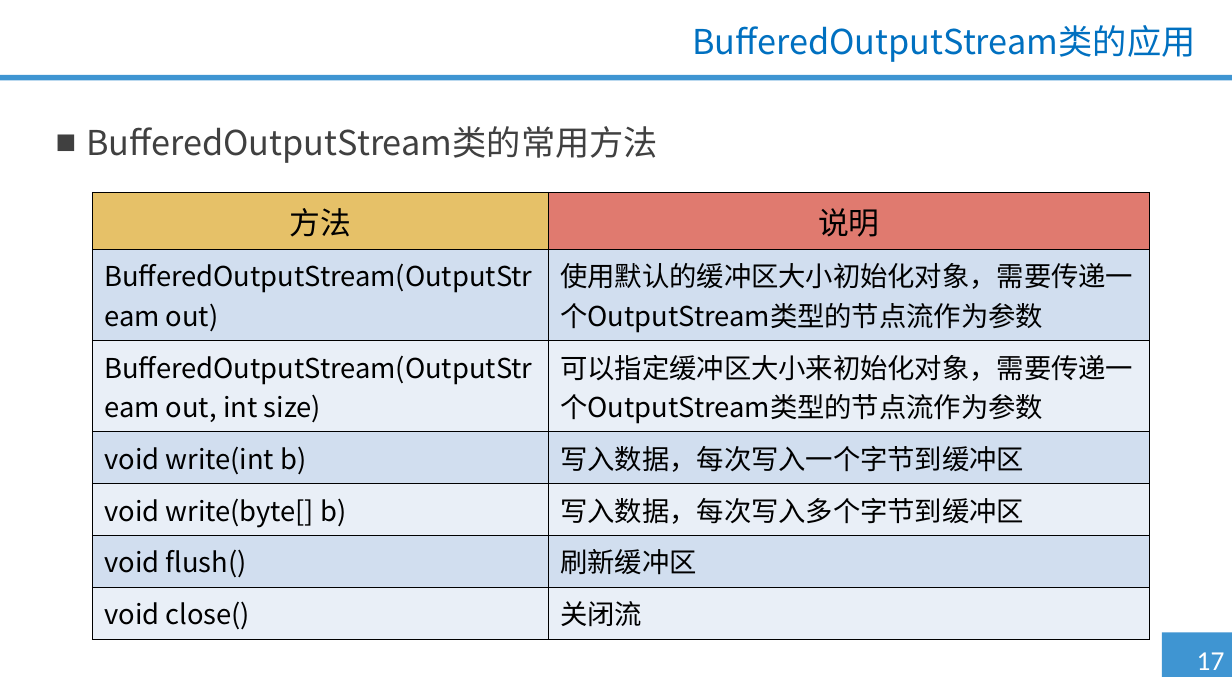
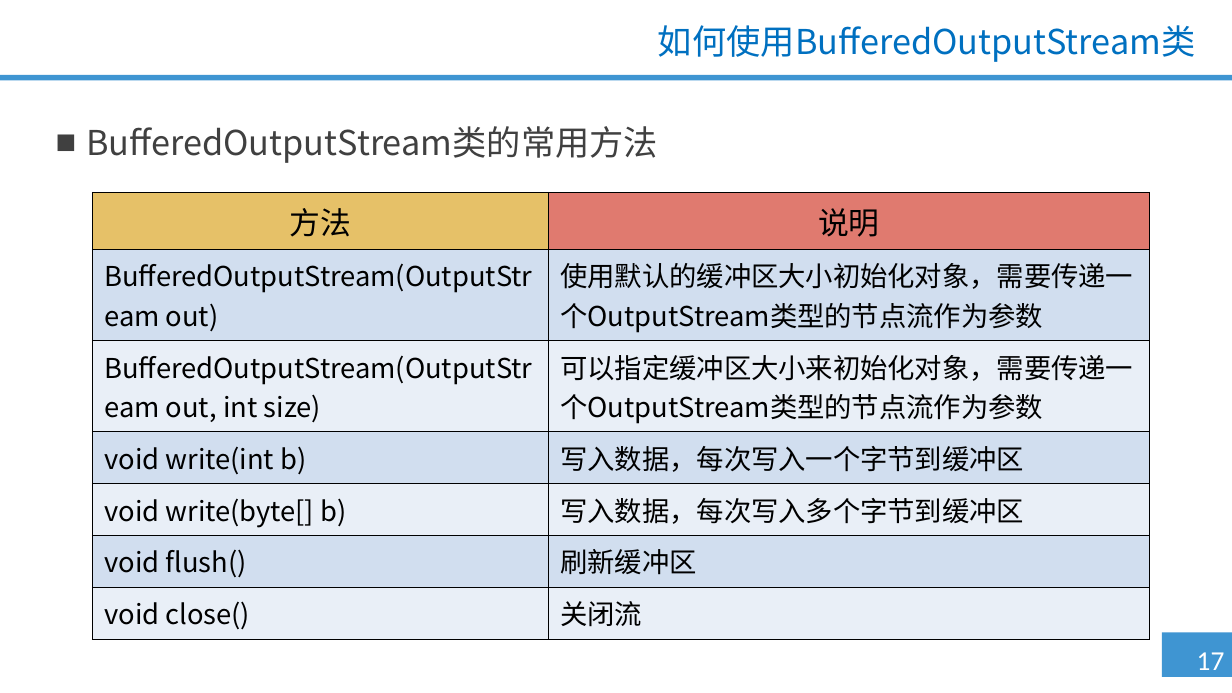
Before and after one commit to qzc70919700/--Java-, a slide deck: slide 17 of 第八单元 IO流（二）/1.0.0.0/PPT/第八单元 IO流（二）.pptx. Drawn at 1232x693 pixels with LibreOffice and Linux fonts; fonts in the diff are those of the drawing; background and template pictures are left out. Boxes give left, top, right and bottom in pixels: in the first picture for what was removed or moved away, otherwise in the second. Text is boxed around its words. In the diff, an @@ line names an element or a change of style, - is before the commit and + after.

```diff
--- a/第八单元 IO流（二）/1.0.0.0/PPT/第八单元 IO流（二）.pptx
+++ b/第八单元 IO流（二）/1.0.0.0/PPT/第八单元 IO流（二）.pptx
@@ title at bbox=[658, 25, 1196, 62]: text changed @@
-BufferedOutputStream类的应用
+如何使用BufferedOutputStream类
```
Also in this commit, not shown: 31 other slides changed, 1 other file.
